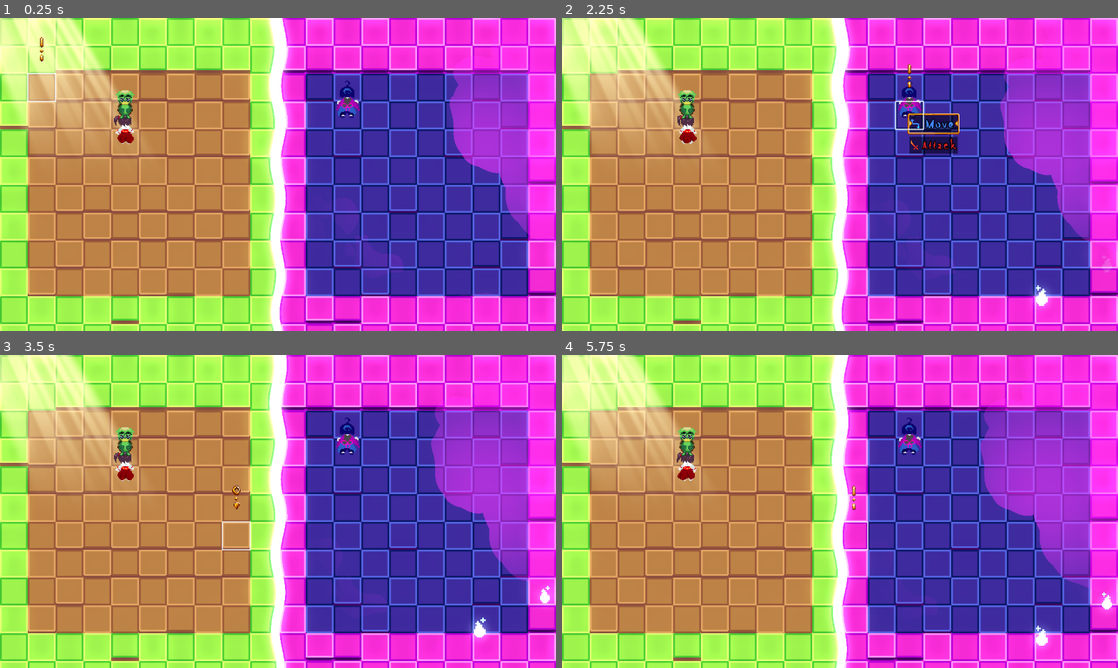
Above: before the commit, frames 1-4 (two rows, left to right).
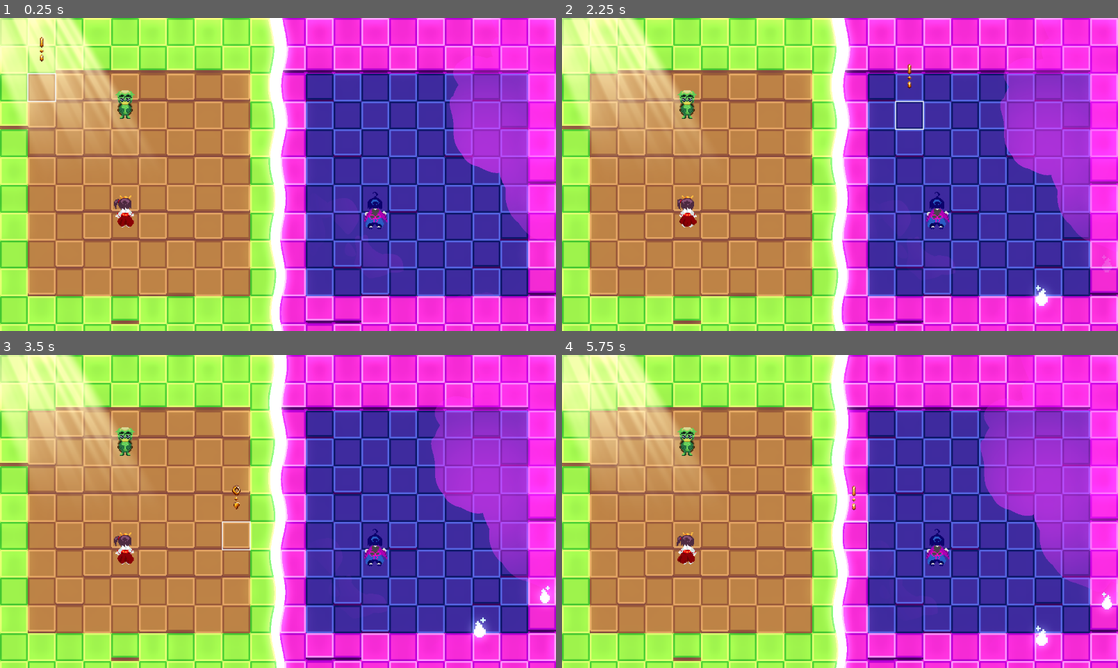
Above: after the commit, the same moments.

Repository: ACristoff/godotwild75
Game: Godot game, scene res://Game/game_manager.tscn
The game is run twice, just before and just after one commit, with the same random seed, the same clock (stepped at 60 frames per second) and the same inputs.
Inputs (mouse positions are in pixels of both pictures, inside the frame that each line leads up to):
- Up to frame 1 (0.25 s): no input
- Up to frame 2 (2.25 s): tap Enter (ui_accept) at 0.5, 0.77, 1.52 s; move the mouse to (962, 158) at 0.52 s; hold Right (ui_right) 0.53-1.28 s; tap E (E) at 0.6, 1.35 s; move the mouse to (728, 190) at 1.27 s; hold Down (ui_down) 1.28-2.03 s; move the mouse to (895, 105) at 2.02 s; press the mouse at (895, 105) at 2.03 s; hold Right (ui_right) from 2.03 s (still down)
- Up to frame 3 (3.5 s): tap E (E) at 2.3, 3.05 s; move the mouse to (250, 574) at 2.77 s; release Right (ui_right) at 2.78 s; release the mouse at (250, 574) at 2.78 s; hold Up (ui_up) from 2.78 s (still down); right-click (250, 574) at 2.85 s; tap Enter (ui_accept) at 3.02 s
- Up to frame 4 (5.75 s): move the mouse to (1006, 558) at 3.52 s; release Up (ui_up) at 3.53 s; hold Left (ui_left) 3.53-5.03 s; tap E (E) at 3.6, 4.35, 5.3 s; tap Enter (ui_accept) at 3.77, 4.52 s; move the mouse to (673, 464) at 4.27 s; move the mouse to (867, 511) at 5.02 s; press the mouse at (867, 511) at 5.03 s; hold Down (ui_down) from 5.03 s (still down)

The runs differ from the first frame. In frame 1, 1.0% of the frame differs, in the area x 20-70%, y 20-68%; in frame 2, 2.1%, in the area x 20-72%, y 20-68%; in frame 3, 1.0%; in frame 4, 1.1%.

Commit message:
cleaned up code

Diff:
--- a/Game/Characters/heiko_unit.tscn
+++ b/Game/Characters/heiko_unit.tscn
@@ -1,10 +1,25 @@
-[gd_scene load_steps=9 format=3 uid="uid://dsajr33ktqwdk"]
+[gd_scene load_steps=9 format=3 uid="uid://2r5lvg6715f"]
 
 [ext_resource type="PackedScene" uid="uid://cx4kwdcn8ymig" path="res://Game/Characters/player_unit.tscn" id="1_k1f0n"]
 [ext_resource type="Texture2D" uid="uid://dyq0tu7gqp7la" path="res://Assets/Characters/Friendly/Heiko.png" id="2_htbp3"]
 
-[sub_resource type="Animation" id="Animation_d35w8"]
-resource_name = "idle_UP"
+[sub_resource type="Animation" id="Animation_cly3v"]
+length = 0.001
+tracks/0/type = "value"
+tracks/0/imported = false
+tracks/0/enabled = true
+tracks/0/path = NodePath("PathFollow2D/Sprite:frame")
+tracks/0/interp = 1
+tracks/0/loop_wrap = true
+tracks/0/keys = {
+"times": PackedFloat32Array(0),
+"transitions": PackedFloat32Array(1),
+"update": 1,
+"values": [0]
+}
+
+[sub_resource type="Animation" id="Animation_lx6ip"]
+resource_name = "idle_DOWN"
 length = 0.3
 loop_mode = 1
 step = 0.1
@@ -18,7 +33,7 @@
 "times": PackedFloat32Array(0, 0.1, 0.2),
 "transitions": PackedFloat32Array(1, 1, 1),
 "update": 1,
-"values": [0, 1, 2]
+"values": [8, 9, 10]
 }
 
 [sub_resource type="Animation" id="Animation_yqryb"]
@@ -57,8 +72,8 @@
 "values": [12, 13, 14]
 }
 
-[sub_resource type="Animation" id="Animation_lx6ip"]
-resource_name = "idle_DOWN"
+[sub_resource type="Animation" id="Animation_d35w8"]
+resource_name = "idle_UP"
 length = 0.3
 loop_mode = 1
 step = 0.1
@@ -72,22 +87,7 @@
 "times": PackedFloat32Array(0, 0.1, 0.2),
 "transitions": PackedFloat32Array(1, 1, 1),
 "update": 1,
-"values": [8, 9, 10]
-}
-
-[sub_resource type="Animation" id="Animation_cly3v"]
-length = 0.001
-tracks/0/type = "value"
-tracks/0/imported = false
-tracks/0/enabled = true
-tracks/0/path = NodePath("PathFollow2D/Sprite:frame")
-tracks/0/interp = 1
-tracks/0/loop_wrap = true
-tracks/0/keys = {
-"times": PackedFloat32Array(0),
-"transitions": PackedFloat32Array(1),
-"update": 1,
-"values": [0]
+"values": [0, 1, 2]
 }
 
 [sub_resource type="AnimationLibrary" id="AnimationLibrary_pl2rk"]
--- a/Game/Characters/unit_base.gd
+++ b/Game/Characters/unit_base.gd
@@ -92,23 +92,19 @@
 	if old_pos != _sprite.global_position:
 		var normal = ( _sprite.global_position - old_pos).normalized()
 		if normal == Vector2.LEFT:
-			#print("left")
 			current_direction = direction.LEFT
 		elif normal == Vector2.RIGHT:
-			#print("right")
 			current_direction = direction.RIGHT
 			pass
 		elif normal == Vector2.UP:
-			#print("up")
 			current_direction = direction.UP
 			pass
 		elif normal == Vector2.DOWN:
 			current_direction = direction.DOWN
-			#print("down")
 			pass
 	old_pos = _sprite.global_position
 	var new_anim = str("idle_" + direction.keys()[current_direction])
-	prints(direction.keys()[current_direction], new_anim)
+	#prints(direction.keys()[current_direction], new_anim)
 	_anim_player.current_animation = new_anim
 	walk(delta)
 
--- a/Game/Data/Levels/debug_level.tscn
+++ b/Game/Data/Levels/debug_level.tscn
@@ -18,10 +18,10 @@
 y_sort_origin = -1
 
 [node name="PlayerUnit" parent="." instance=ExtResource("5_sf2un")]
-position = Vector2(801, 240)
+position = Vector2(867, 481)
 
 [node name="MikoUnit" parent="." instance=ExtResource("6_ichhw")]
-position = Vector2(299, 297)
+position = Vector2(287, 489)
 
 [node name="EnemyBase" parent="." instance=ExtResource("6_xe3j1")]
 position = Vector2(262, 230)
--- a/Game/Data/battle_manager.gd
+++ b/Game/Data/battle_manager.gd
@@ -29,14 +29,15 @@
 	return null
 
 func turn_manager():
-	print(units)
+	#print(units)
 	if is_player_turn:
 		#Check if all units are exhausted
 		var next_unit = find_next_possible(friendlies)
 		if next_unit == null:
 			is_player_turn = false
-			prints('player turn:', is_player_turn)
-		#print(next_unit)
+			#prints('player turn:', is_player_turn)
+	else:
+		#print("Enemy turn start")
 		pass
 	pass
 
@@ -49,9 +50,9 @@
 		if not unit:
 			continue
 		units[unit.cell] = unit
-		unit.connect("unit_state_change", on_unit_state_change)
 		if unit is PlayerUnit:
 			friendlies[unit.cell] = unit
+			unit.connect("unit_state_change", on_unit_state_change)
 		if unit is EnemyUnit:
 			enemies[unit.cell] = unit
 	turn_manager()
--- a/Game/UI/turn_action_button.gd
+++ b/Game/UI/turn_action_button.gd
@@ -28,13 +28,11 @@
 	tween.tween_property($GoldSelection, "global_position", $move.global_position, .05)
 	tween.tween_callback(border_effect)
 
-
 func _on_attack_mouse_entered() -> void:
 	var tween = create_tween()
 	tween.set_parallel(true)
 	tween.tween_property($GoldSelection, "global_position", $attack.global_position, .05)
 	tween.tween_callback(border_effect)
-
 
 func border_effect():
 	$switch_sound.play()
